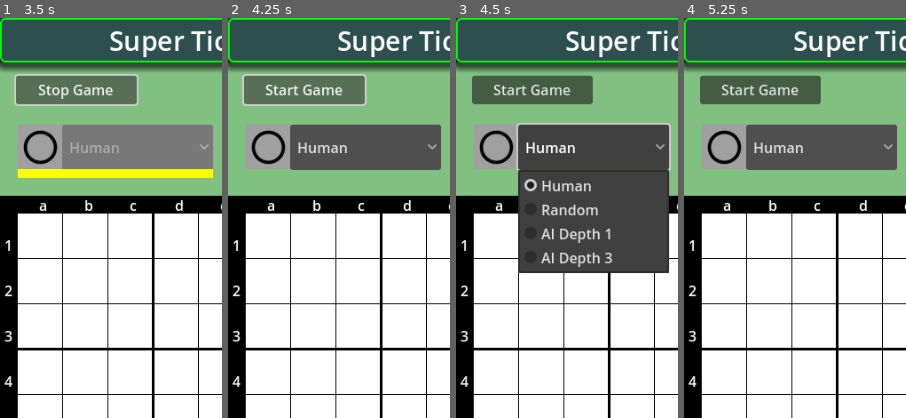
Above: before the commit, frames 1-4 (left to right).
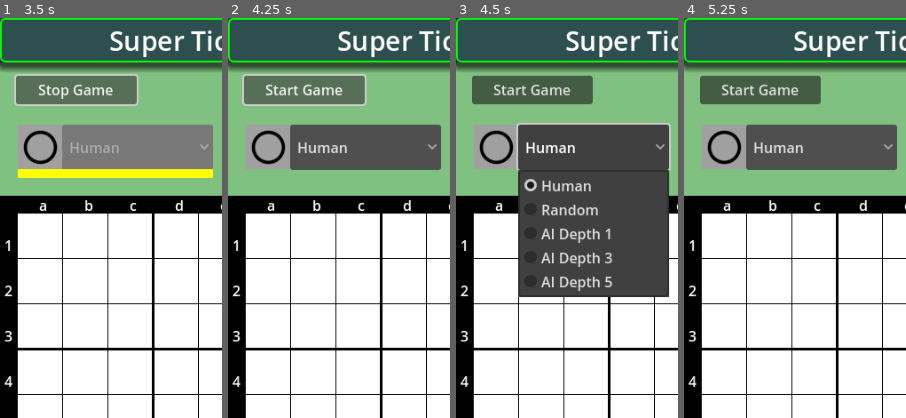
Above: after the commit, the same moments.

Repository: vivisuke/SuperTicTacToe4
Game: Godot game, scene res://main_scene.tscn
Same seed, same stepped clock (60 frames per second), same inputs: the game is played once before the commit and once after it.
Inputs:
- Up to frame 1 (3.5 s): click "Init Board" at 0.5 s; click "Start Game" at 1.25 s; click "Stop Game" at 2 s; click "Start Game" at 2.75 s
- Up to frame 2 (4.25 s): click "Stop Game" at 3.5 s
- Up to frame 3 (4.5 s): click "Human" at 4.25 s
- Up to frame 4 (5.25 s): click "Init Board" at 5 s
The pictures show only the part of the screen within x 0-50%, y 0-50%; the shares and areas given below are measured in that part.

Frames 1-2 are identical in both runs. In frame 3, 4.1% of the frame differs, in the area x 27-96%, y 63-70%; in frame 4, nothing differs.

Commit message:
0047 ◎ C 03/09 03/09 0.001│ToDo│【Init Board】押下：オプションボタン選択可能に

Diff:
--- a/SuperTicTacToe/main_scene.tscn
+++ b/SuperTicTacToe/main_scene.tscn
@@ -168,7 +168,7 @@
 offset_left = 50.0
 offset_right = 220.0
 offset_bottom = 51.0
-item_count = 4
+item_count = 5
 selected = 0
 popup/item_0/text = "Human"
 popup/item_0/id = 0
@@ -178,6 +178,8 @@
 popup/item_2/id = 2
 popup/item_3/text = "AI Depth 3"
 popup/item_3/id = 3
+popup/item_4/text = "AI Depth 5"
+popup/item_4/id = 4
 
 [node name="TextureRect" type="TextureRect" parent="WhitePlayer"]
 layout_mode = 0
@@ -204,7 +206,7 @@
 offset_left = 50.0
 offset_right = 220.0
 offset_bottom = 50.0
-item_count = 4
+item_count = 5
 selected = 0
 popup/item_0/text = "Human"
 popup/item_0/id = 0
@@ -214,6 +216,8 @@
 popup/item_2/id = 2
 popup/item_3/text = "AI Depth 3"
 popup/item_3/id = 3
+popup/item_4/text = "AI Depth 5"
+popup/item_4/id = 4
 
 [node name="TextureRect" type="TextureRect" parent="BlackPlayer"]
 layout_mode = 0
--- a/SuperTicTacToe/scripts/MainScene.gd
+++ b/SuperTicTacToe/scripts/MainScene.gd
@@ -16,7 +16,7 @@
 	BLACK = -1, EMPTY, WHITE,				#	盤面石値、WHITE for 先手
 	#TS_EMPTY = -1, TS_BATSU, TS_MARU,		#	タイルセットID
 	TS_EMPTY = -1, TS_WHITE, TS_BLACK,		#	タイルセットID
-	HUMAN = 0, AI_RANDOM, AI_DEPTH_1, AI_DEPTH_3,
+	HUMAN = 0, AI_RANDOM, AI_DEPTH_1, AI_DEPTH_3, AI_DEPTH_5,
 }
 
 class HistItem:
@@ -466,19 +466,14 @@
 		#var pos = AI_think_random()
 		var typ = white_player if g_bd.next_color() == WHITE else black_player
 		var pos = (g_bd.select_random() if typ == AI_RANDOM else
-					g_bd.select_alpha_beta(3) if typ == AI_DEPTH_1 else
+					g_bd.select_alpha_beta(1) if typ == AI_DEPTH_1 else
+					g_bd.select_alpha_beta(3) if typ == AI_DEPTH_3 else
 					g_bd.select_alpha_beta(5))
 		#print("game_started = ", game_started)
 		print("AI put ", pos)
-		#if !is_empty(pos[0], pos[1]):
-		#	pos = (g_bd.select_random() if typ == AI_RANDOM else
-		#			g_bd.select_depth_1() if typ == AI_DEPTH_1 else
-		#			g_bd.select_depth_3())
-		#assert(is_empty(pos[0], pos[1]))
 		put_and_post_proc(pos[0], pos[1])
 		waiting = WAIT
 		AI_thinking = false
-	pass
 	pass
 
 func _input(event):
@@ -511,6 +506,8 @@
 	pass
 
 func _on_init_button_pressed():
+	$WhitePlayer/OptionButton.disabled = false
+	$BlackPlayer/OptionButton.disabled = false
 	init_board()
 	pass # Replace with function body.
 
Not shown, changed: SuperTicTacToe4.spr
